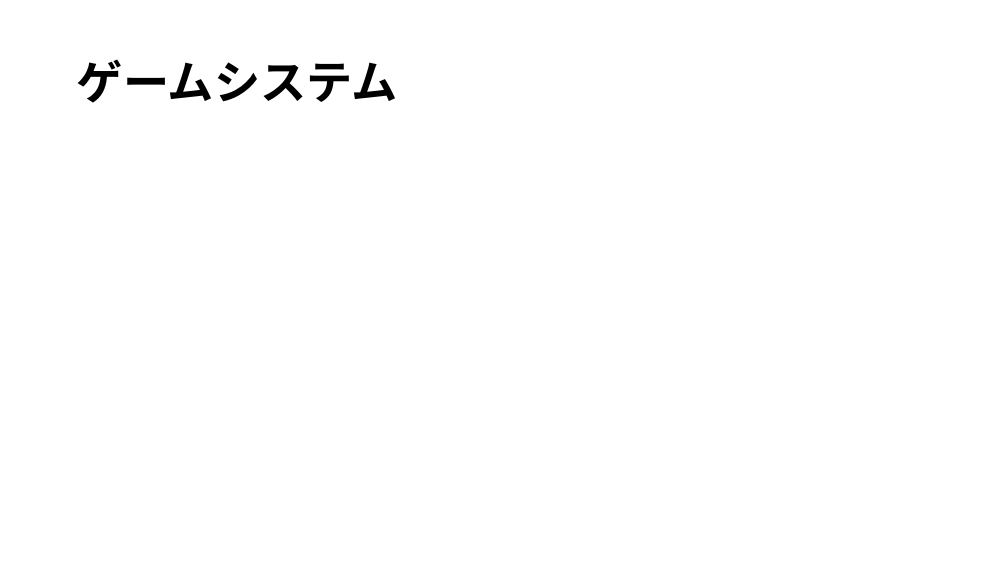
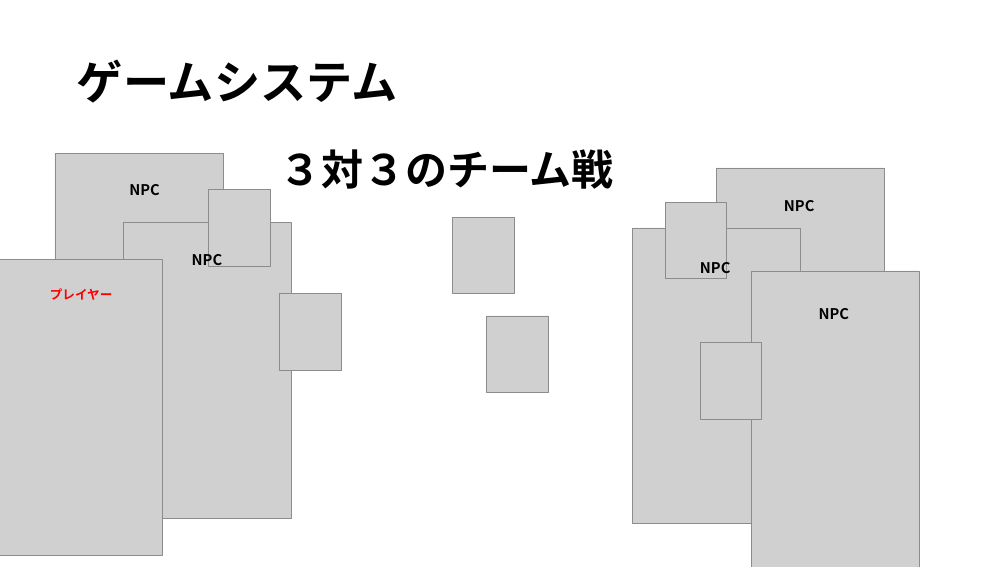
Before and after one commit to 2022Game/12Saitoh, a slide deck: slide 5 of 3DLv2_2023_vs2019_Game/Plan/ゲーム制作Ⅱ.pptx. Drawn at 1008x567 pixels with LibreOffice and Linux fonts; fonts in the diff are those of the drawing; grey boxes stand for pictures. Boxes give left, top, right and bottom in pixels: in the first picture for what was removed or moved away, otherwise in the second. Text is boxed around its words. In the diff, an @@ line names an element or a change of style, - is before the commit and + after.

```diff
--- a/3DLv2_2023_vs2019_Game/Plan/ゲーム制作Ⅱ.pptx
+++ b/3DLv2_2023_vs2019_Game/Plan/ゲーム制作Ⅱ.pptx
@@ text added at (279,149,613,189), 40 pt, text #000000, bold @@
+３対３のチーム戦
@@ picture added at (55,154,224,450) @@
@@ picture added at (717,168,885,464) @@
@@ text added at (129,184,159,195), 14 pt, text #000000, bold @@
+NPC
@@ picture added at (209,190,271,266) @@
@@ picture added at (665,203,727,279) @@
@@ text added at (784,200,814,211), 14 pt, text #000000, bold @@
+NPC
@@ picture added at (123,222,292,519) @@
@@ picture added at (453,218,515,294) @@
@@ picture added at (633,228,802,524) @@
@@ picture added at (0,260,163,557) @@
@@ text added at (192,250,222,267), 14 pt, text #000000, bold @@
+NPC
@@ text added at (700,258,730,277), 14 pt, text #000000, bold @@
+NPC
@@ text added at (50,288,113,300), 12 pt, text #FF0000, bold @@
+プレイヤー
@@ picture added at (279,294,341,371) @@
@@ picture added at (752,271,920,567) @@
@@ picture added at (487,316,549,392) @@
@@ text added at (819,308,849,319), 14 pt, text #000000, bold @@
+NPC
@@ picture added at (700,343,762,419) @@
```
Also in this commit, not shown: 1 other slide changed, 2 slides added, 2 slides removed, 1 other file.
